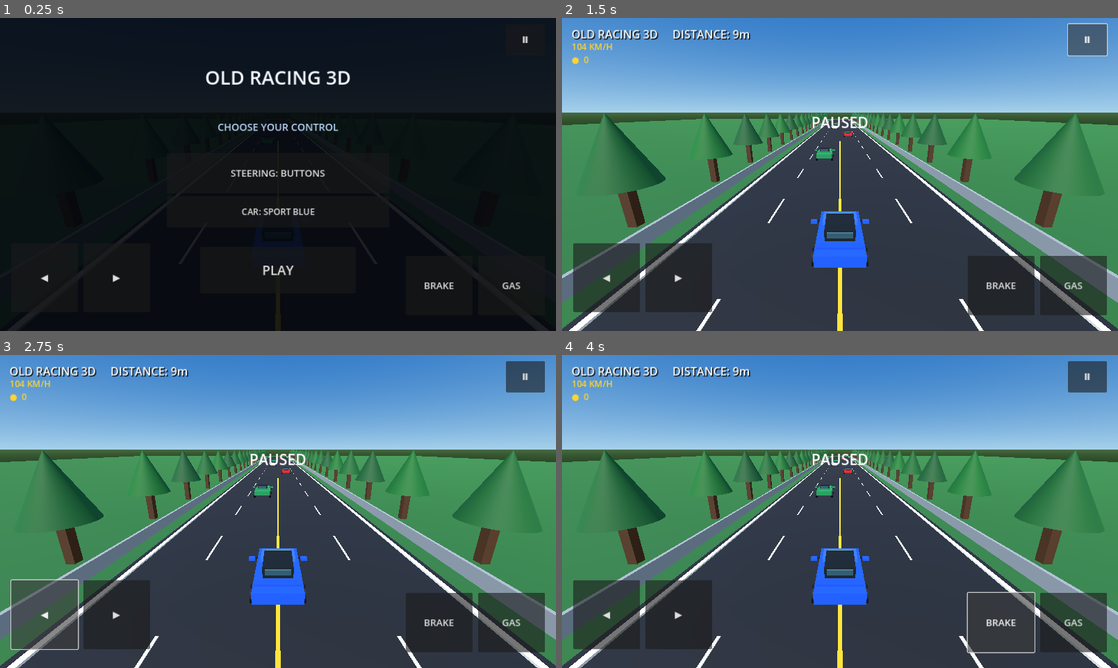
Above: before the commit, frames 1-4 (two rows, left to right).
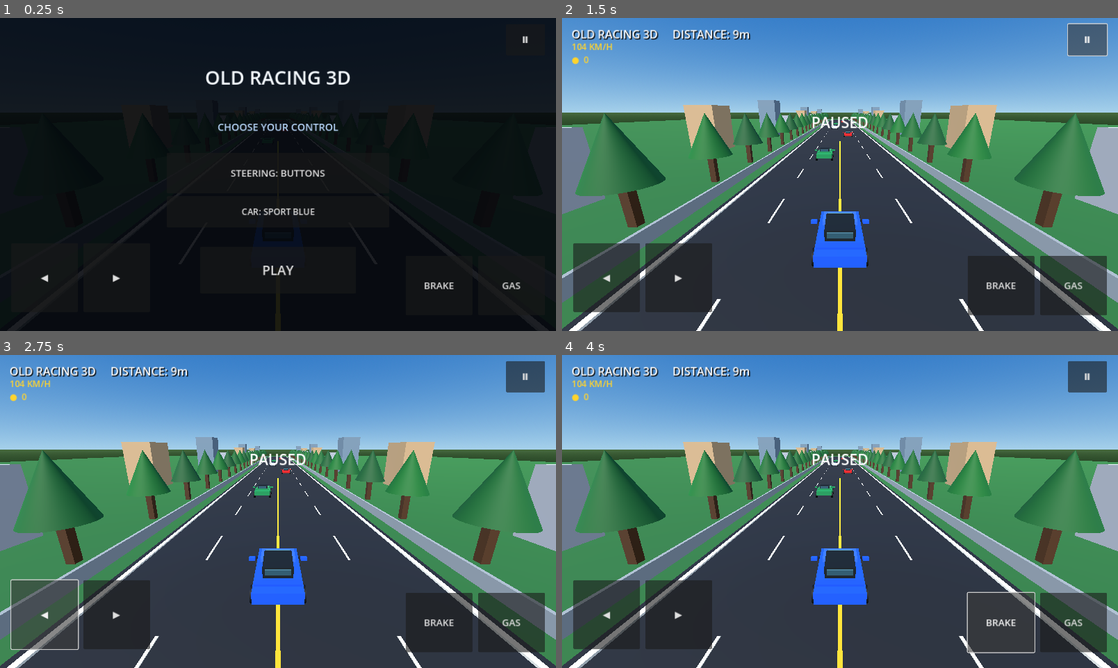
Above: after the commit, the same moments.

Repository: edtatevosiani99-create/Old-Racing
Game: Godot game, scene res://Main.tscn
The game is run twice, just before and just after one commit, with the same random seed, the same clock (stepped at 60 frames per second) and the same inputs.
Inputs:
- Up to frame 1 (0.25 s): no input
- Up to frame 2 (1.5 s): click "PLAY" at 0.5 s; click "Ⅱ" at 1.25 s
- Up to frame 3 (2.75 s): click "◀" at 2 s
- Up to frame 4 (4 s): click "▶" at 2.75 s; click "BRAKE" at 3.5 s

The runs differ from the first frame. In frame 2, 4.4% of the frame differs, in the area x 0-100%, y 26-63%; in frame 3, 4.4%; in frame 4, 4.4%.

Commit message:
Improve roadside scenery with buildings and windows

Diff:
--- a/godot/main.gd
+++ b/godot/main.gd
@@ -116,6 +116,22 @@
             foliage.material_override = _mat(Color(0.10, 0.34 + float(i % 3) * 0.04, 0.16))
             foliage.position = Vector3(side * 10.0, 3.6, z)
             add_child(foliage)
+
+    # Add distant low-poly buildings and lit windows for a fuller roadside scene.
+    var building_colors: Array[Color] = [Color(0.68, 0.70, 0.73), Color(0.78, 0.65, 0.48), Color(0.46, 0.55, 0.62)]
+    for i in range(10):
+        var building_z := 2.0 - float(i) * 22.0
+        for side in [-1.0, 1.0]:
+            var h := 4.5 + float(i % 3) * 1.8
+            var building := _box(Vector3(3.8, h, 4.8), building_colors[i % building_colors.size()])
+            building.position = Vector3(side * (17.0 + float(i % 2) * 2.0), h * 0.5 - 0.1, building_z)
+            add_child(building)
+            for floor_index in range(2):
+                for window_side in [-1.0, 1.0]:
+                    var window := _box(Vector3(0.62, 0.72, 0.06), Color(0.22, 0.48, 0.66))
+                    window.position = Vector3(building.position.x + window_side * 0.9, 1.0 + float(floor_index) * 1.35, building_z - 2.44)
+                    add_child(window)
+
 
 func _make_car(color: Color, is_player: bool) -> Node3D:
     var root := Node3D.new()
